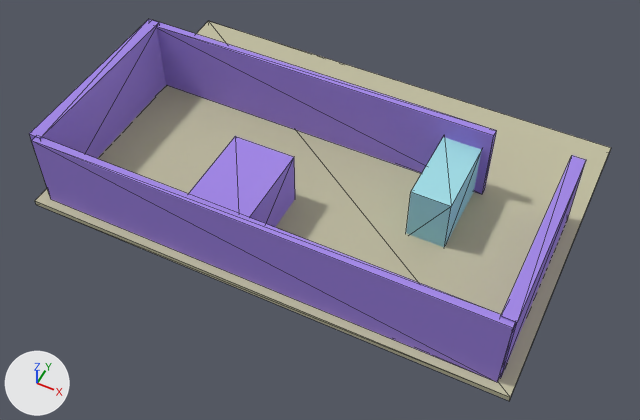
What one commit did to the Blender file models/basic.blend.
Camera for both pictures: a 50 mm lens placed at (6.58, -17.8, 20.58), pointed at (-1.6, -1.44, 0.12). Every picture has the same lights, and +X, +Y and +Z are marked at lower left. Mesh edges are drawn as thin lines.
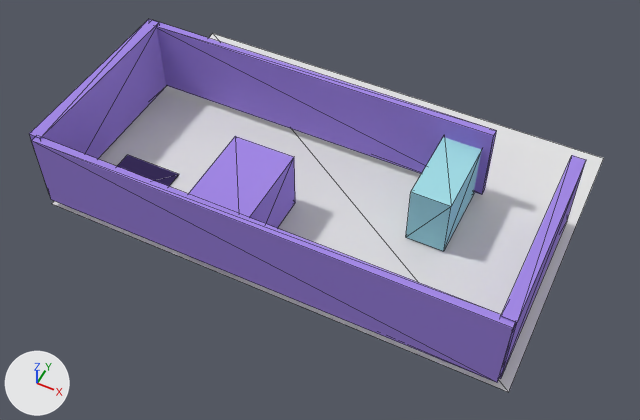
Boxes [x1, y1, x2, y2] around the edits, measured in the pictures (640 x 420 px):
'Plane.001', reshaped: before [29, 19, 611, 401]; after [29, 19, 586, 383]
'Plane', added: after [52, 34, 604, 392]
part 1 of me_plane_001, deleted: before [35, 21, 611, 401]

Patch to the scene script:
```diff
--- a/models/basic.blend.py
+++ b/models/basic.blend.py
@@ me_plane_001 @@
 me_plane_001.from_pydata(...)  # 64 vertices, 88 faces; spans x -2.2..13.1, y -2.1..8.2, z 0.0..2.8
 # used by ob_plane_001; location = (-7.36, -3.03, 0.05)
+# me_plane_001 part 1: the loose piece of 8 vertices spanning x -2.2..13.1, y -2.1..8.2, z 0.0..0.2 is deleted
 me_plane_001.materials.append(mat_material_001)
 me_plane_001.materials.append(mat_material_002)
-me_plane_001.materials.append(mat_material_003)  # beige #c3c0a3
@@ me_plane @@
+me_plane.from_pydata([(-1.0, -1.0, 0.0), (1.0, -1.0, 0.0), (-1.0, 1.0, 0.0), (1.0, 1.0, 0.0)], [], [(1, 3, 2), (0, 1, 2)])
@@ ob_plane @@
+ob_plane = bpy.data.objects.new('Plane', me_plane)
+ob_plane.location = (-1.81, 0.0, 0.0)
+ob_plane.scale = (7.46, 4.86, 1.0)
```
